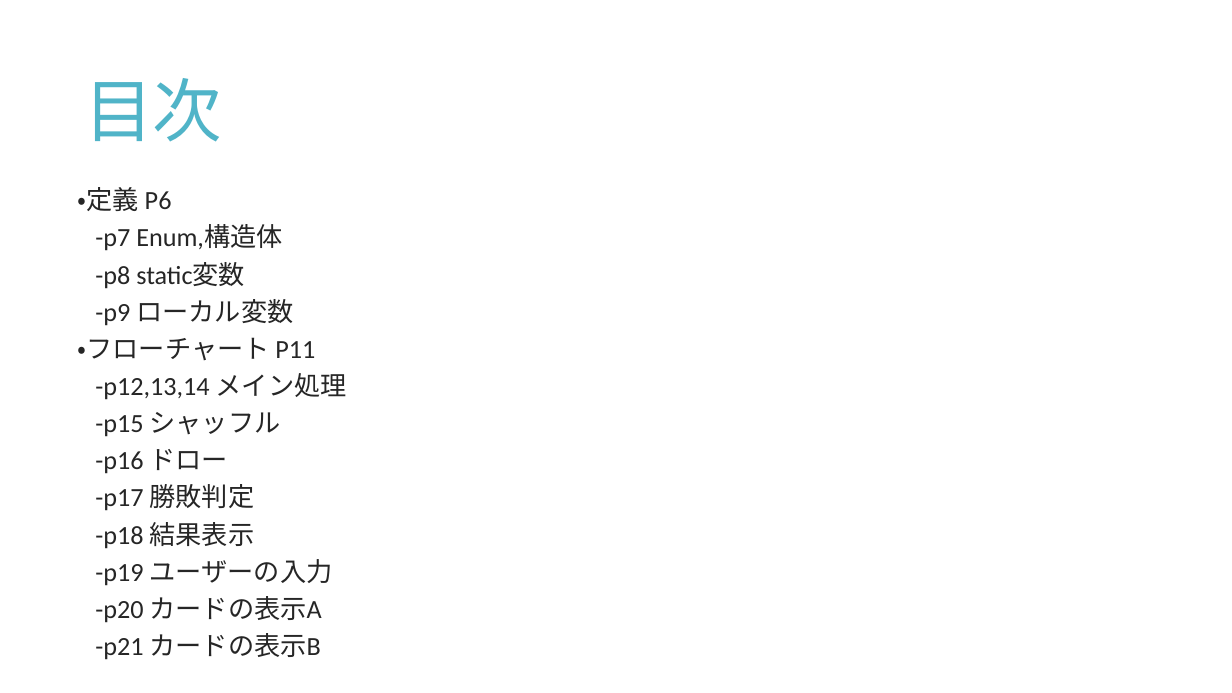
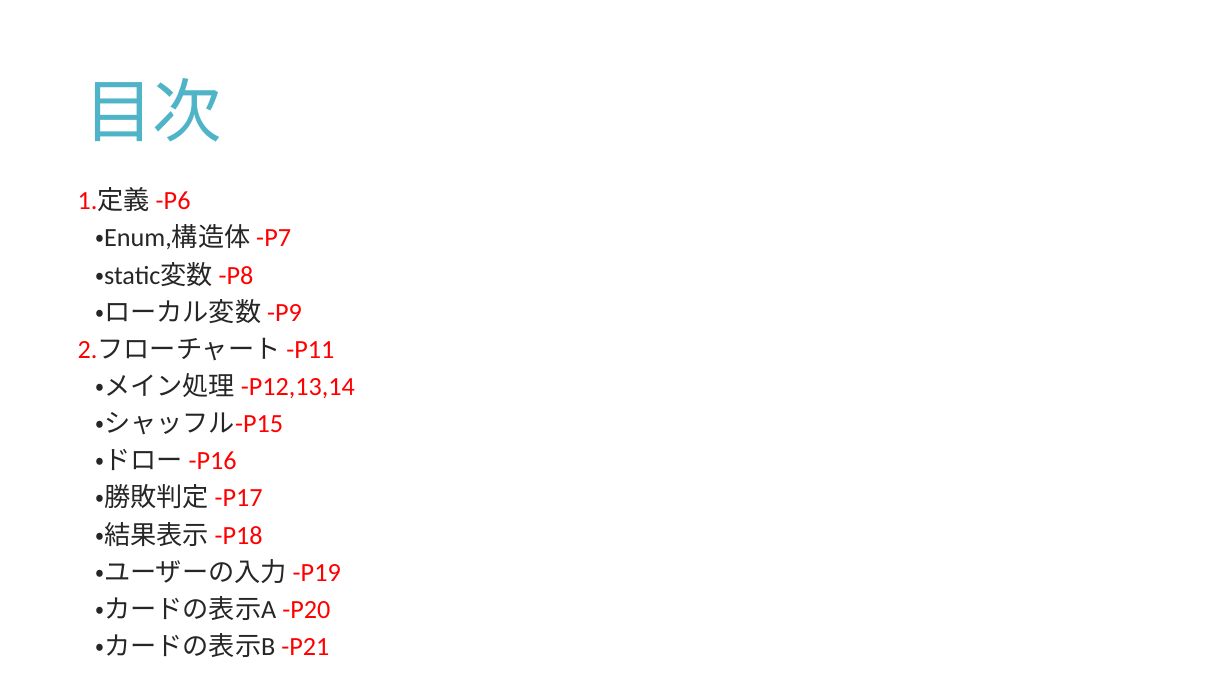
Before and after one commit to masakiishino/Blackjack, a slide deck: slide 6 of Blackjack_Detail_Design.pptx (slide 5 before the commit). Drawn at 1232x693 pixels with LibreOffice and Linux fonts; fonts in the diff are those of the drawing. Boxes give left, top, right and bottom in pixels: in the first picture for what was removed or moved away, otherwise in the second. Text is boxed around its words. In the diff, an @@ line names an element or a change of style, - is before the commit and + after.

```diff
--- a/Blackjack_Detail_Design.pptx
+++ b/Blackjack_Detail_Design.pptx
@@ text at <box>78,188,355,657</box>: text changed @@
-・定義 P6
--p7 Enum,構造体
--p8 static変数
--p9 ローカル変数
-・フローチャート P11
--p12,13,14 メイン処理
--p15 シャッフル
--p16 ドロー
--p17 勝敗判定
--p18 結果表示
--p19 ユーザーの入力
--p20 カードの表示A
--p21 カードの表示B
+1.定義 -P6
+・Enum,構造体 -P7
+・static変数 -P8
+・ローカル変数 -P9
+2.フローチャート -P11
+・メイン処理 -P12,13,14
+・シャッフル-P15
+・ドロー -P16
+・勝敗判定 -P17
+・結果表示 -P18
+・ユーザーの入力 -P19
+・カードの表示A -P20
+・カードの表示B -P21
```
Also in this commit, not shown: 7 other slides changed, 1 slide added, 3 other files.
